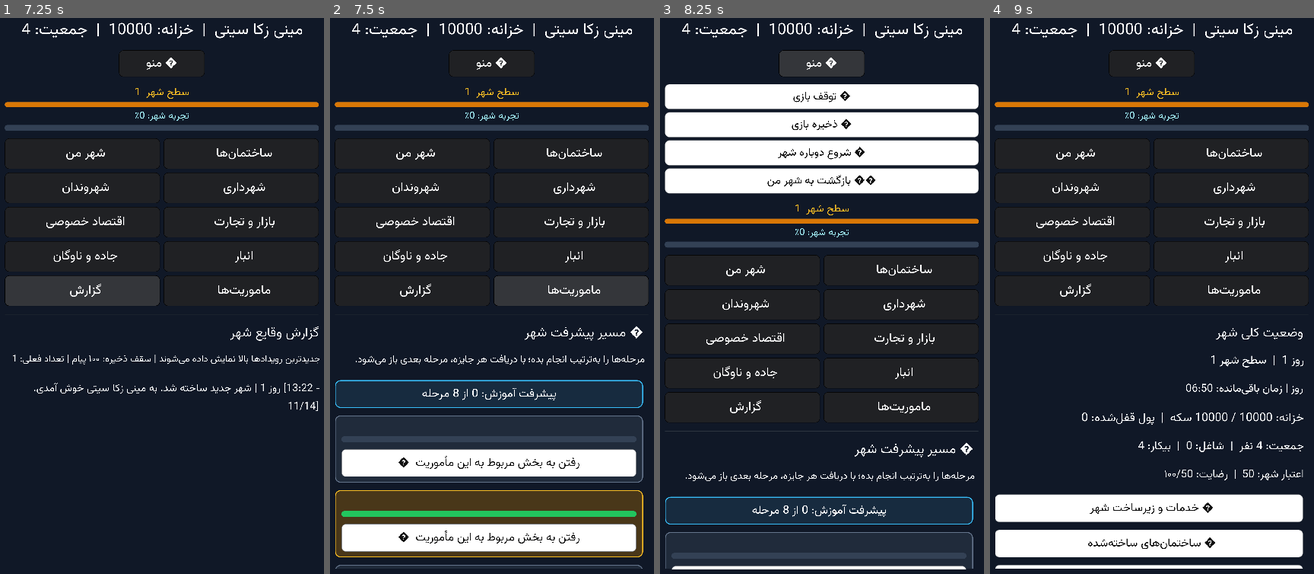
Above: before the commit, frames 1-4 (left to right).
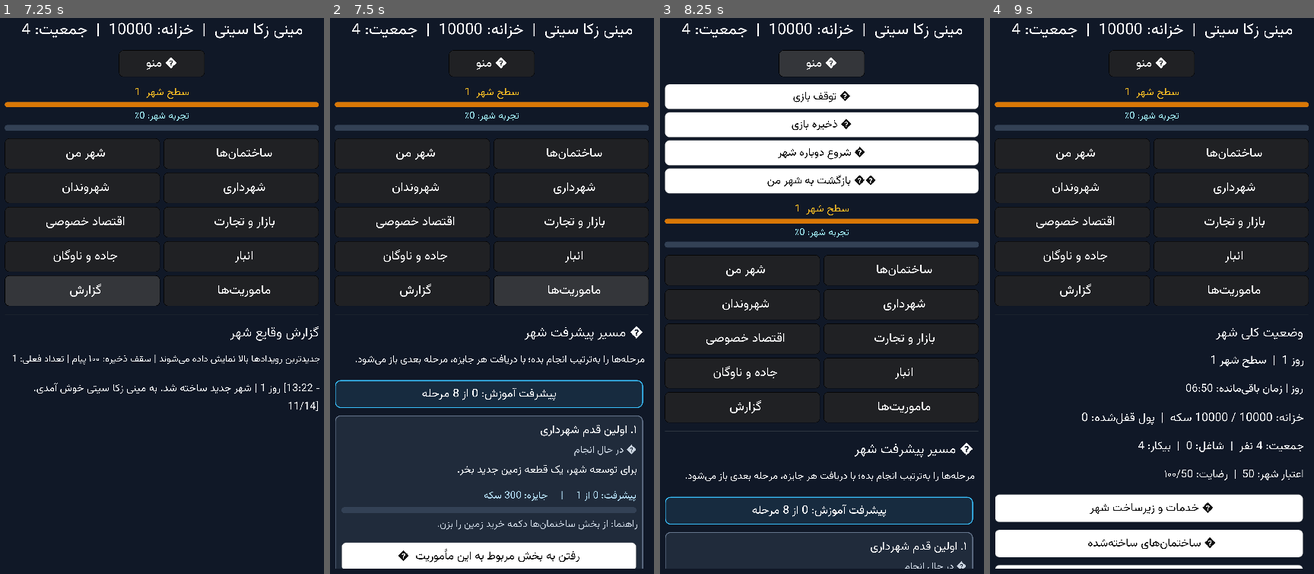
Above: after the commit, the same moments.

Repository: zekainstabot/mini-zeka-city
Game: Godot game, scene res://Main.tscn
The game is run twice, just before and just after one commit, with the same random seed, the same clock (stepped at 60 frames per second) and the same inputs.
Inputs:
- Up to frame 1 (7.25 s): click "ﻦﻣ ﺮﻬﺷ" at 0.5 s; click "ﺎﻫ‌ﻥﺎﻤﺘﺧﺎﺳ" at 1.25 s; click "ﻥﺍﺪﻧﻭﺮﻬﺷ" at 2 s; click "ﯼﺭﺍﺩﺮﻬﺷ" at 2.75 s; click "ﯽﺻﻮﺼﺧ ﺩﺎﺼﺘﻗﺍ" at 3.5 s; click "ﺕﺭﺎﺠﺗ ﻭ ﺭﺍﺯﺎﺑ" at 4.25 s; click "ﻥﺎﮔﻭﺎﻧ ﻭ ﻩﺩﺎﺟ" at 5 s; click "ﺭﺎﺒﻧﺍ" at 5.75 s; click "ﺵﺭﺍﺰﮔ" at 6.5 s
- Up to frame 2 (7.5 s): click "ﺎﻫ‌ﺖﯾﺭﻮﻣﺎﻣ" at 7.25 s
- Up to frame 3 (8.25 s): click "ﻮﻨﻣ ☰" at 8 s
- Up to frame 4 (9 s): click "ﻦﻣ ﺮﻬﺷ ﻪﺑ ﺖﺸﮔﺯﺎﺑ ️🏙" at 8.75 s

Frame 1 is identical in both runs. In frame 2, 18% of the frame differs, in the area x 1-97%, y 73-100%; in frame 3, 1.8%; in frame 4, nothing differs.

Commit message:
Fix mission card text visibility and page container routing

Diff:
--- a/scripts/Main.gd
+++ b/scripts/Main.gd
@@ -524,6 +524,8 @@
 
 func show_page(page):
 	current_page = page
+	# Never let labels/buttons from a previous collapsible section attach to an old page.
+	active_section_container = null
 	_clear_content()
 	_show_message("")
 	var s = game.state
@@ -1066,8 +1068,8 @@
 				var is_completed = bool(mission.get("completed", false))
 				var card = PanelContainer.new()
 				card.size_flags_horizontal = Control.SIZE_EXPAND_FILL
-				card.rect_min_size = Vector2(max(220, game_scroll_container.rect_size.x - 24), 0)
-				card.rect_clip_content = true
+				card.rect_min_size = Vector2(0, 0)
+				card.rect_clip_content = false
 				var card_style = StyleBoxFlat.new()
 				card_style.bg_color = Color("#173b32") if is_claimed else (Color("#493719") if is_completed else Color("#202b3b"))
 				card_style.border_color = Color("#4ade80") if is_claimed else (Color("#fbbf24") if is_completed else Color("#64748b"))
@@ -1084,11 +1086,12 @@
 				card_margin.add_constant_override("margin_right", 14)
 				card_margin.add_constant_override("margin_top", 12)
 				card_margin.add_constant_override("margin_bottom", 12)
+				card_margin.size_flags_horizontal = Control.SIZE_EXPAND_FILL
 				card.add_child(card_margin)
 				var card_body = VBoxContainer.new()
 				card_body.add_constant_override("separation", 7)
 				card_body.size_flags_horizontal = Control.SIZE_EXPAND_FILL
-				card_body.rect_clip_content = true
+				card_body.rect_clip_content = false
 				card_margin.add_child(card_body)
 				var is_unlocked = bool(mission.get("unlocked", false))
 				var status_text = "✓ جایزه دریافت شده" if is_claimed else ("🎁 جایزه آماده دریافت" if is_completed else ("● در حال انجام" if is_unlocked else "🔒 پس از تکمیل مرحله قبلی باز می‌شود"))
@@ -1098,8 +1101,9 @@
 				var title_label = Label.new()
 				title_label.text = PersianText.reshaper(str(definition.title))
 				title_label.align = Label.ALIGN_RIGHT
-				title_label.clip_text = true
+				title_label.clip_text = false
 				title_label.autowrap = true
+				title_label.rect_min_size = Vector2(0, 34)
 				title_label.size_flags_horizontal = Control.SIZE_EXPAND_FILL
 				_apply_font(title_label, 19)
 				title_label.add_color_override("font_color", Color("#86efac") if is_claimed else (Color("#fde68a") if is_completed else Color("#ffffff")))
@@ -1108,7 +1112,8 @@
 				status_label.text = PersianText.reshaper(status_text)
 				status_label.align = Label.ALIGN_RIGHT
 				status_label.autowrap = true
-				status_label.clip_text = true
+				status_label.clip_text = false
+				status_label.rect_min_size = Vector2(0, 30)
 				status_label.size_flags_horizontal = Control.SIZE_EXPAND_FILL
 				_apply_font(status_label, 16)
 				status_label.add_color_override("font_color", Color("#86efac") if is_claimed else (Color("#fde68a") if is_completed else Color("#cbd5e1")))
@@ -1117,7 +1122,8 @@
 				description_label.text = PersianText.reshaper(str(definition.description))
 				description_label.align = Label.ALIGN_RIGHT
 				description_label.autowrap = true
-				description_label.clip_text = true
+				description_label.clip_text = false
+				description_label.rect_min_size = Vector2(0, 48)
 				description_label.size_flags_horizontal = Control.SIZE_EXPAND_FILL
 				_apply_font(description_label, 17)
 				description_label.add_color_override("font_color", Color("#f8fafc"))
@@ -1128,7 +1134,8 @@
 				progress_label.text = PersianText.reshaper("پیشرفت: %d از %d     |     جایزه: %d سکه" % [current_progress, target_progress, int(definition.reward)])
 				progress_label.align = Label.ALIGN_RIGHT
 				progress_label.autowrap = true
-				progress_label.clip_text = true
+				progress_label.clip_text = false
+				progress_label.rect_min_size = Vector2(0, 34)
 				progress_label.size_flags_horizontal = Control.SIZE_EXPAND_FILL
 				_apply_font(progress_label, 16)
 				progress_label.add_color_override("font_color", Color("#bae6fd"))
@@ -1153,7 +1160,8 @@
 					hint_label.text = PersianText.reshaper("راهنما: " + str(definition.get("hint", "از بخش‌های شهر هدف را دنبال کن.")))
 					hint_label.align = Label.ALIGN_RIGHT
 					hint_label.autowrap = true
-					hint_label.clip_text = true
+					hint_label.clip_text = false
+					hint_label.rect_min_size = Vector2(0, 48)
 					hint_label.size_flags_horizontal = Control.SIZE_EXPAND_FILL
 					_apply_font(hint_label, 16)
 					hint_label.add_color_override("font_color", Color("#cbd5e1"))
